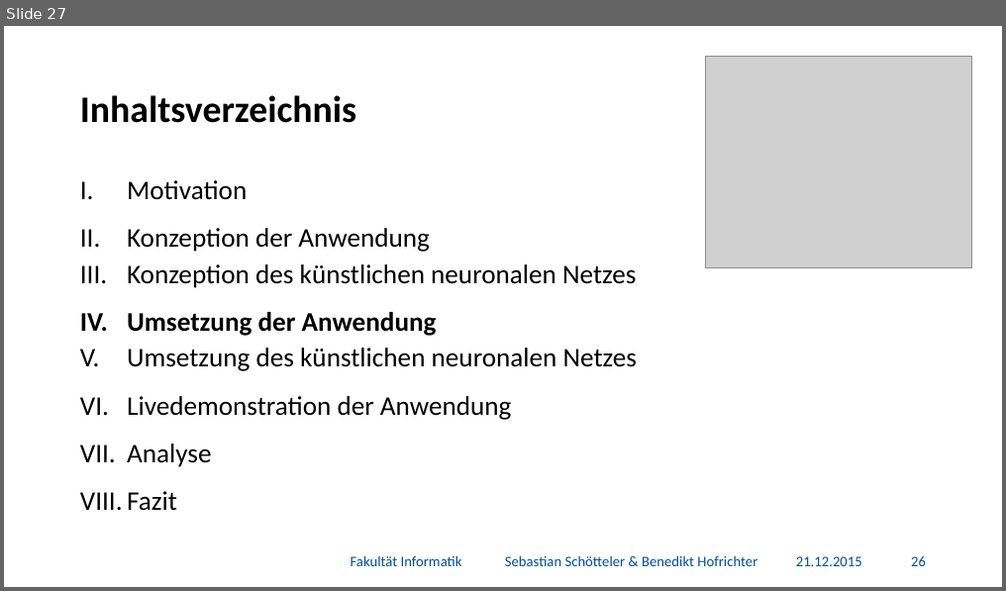
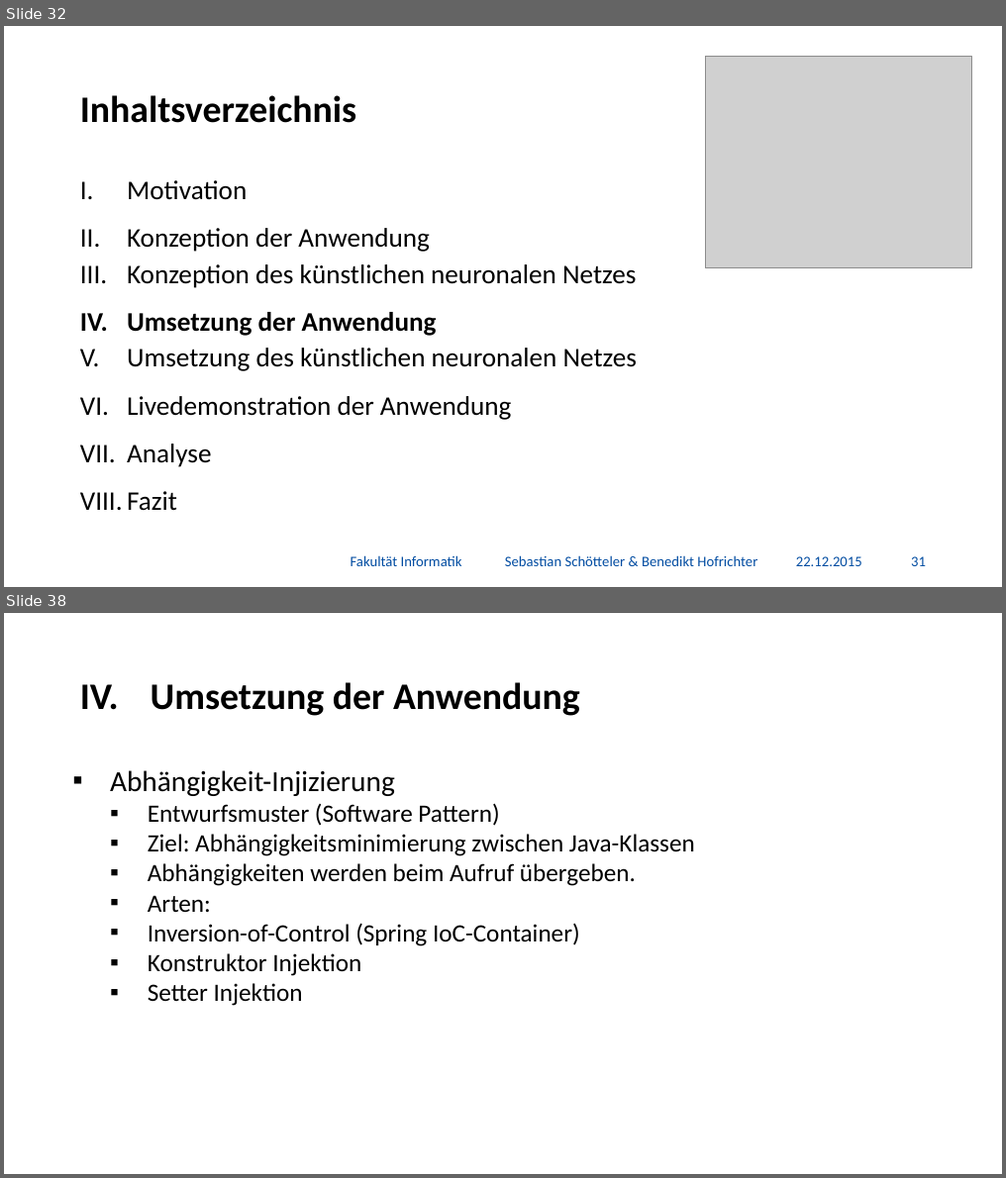
Before and after one commit to BenediktGitGit/soco15, a slide deck: 3b_Vortrag/Präsentation.pptx. Shown one above the other, each under a label of ours: slide 27 before the commit, slides 32 and 38 after it; the slides between them are not shown. The pictures are 1006x591 and 1006x1178 pixels, drawn with LibreOffice and Linux fonts; fonts in the diff are those of the drawing; grey boxes stand for pictures; background and template pictures are left out. Boxes give left, top, right and bottom in pixels: in the first picture for what was removed or moved away, otherwise in the second. Text is boxed around its words. In the diff, an @@ line names an element or a change of style, - is before the commit and + after.

```diff
--- a/3b_Vortrag/Präsentation.pptx
+++ b/3b_Vortrag/Präsentation.pptx
@@ slide 38 added at (4, 613, 1002, 1174), background #FFFFFF @@
@@ title added at (151, 682, 580, 716), 36 pt, text #000000, bold @@
+IV. Umsetzung der Anwendung
@@ text added at (110, 770, 695, 1006), 24 pt, text #000000 @@
+▪ Abhängigkeit-Injizierung
+  ▪ Entwurfsmuster (Software Pattern)
+  ▪ Ziel: Abhängigkeitsminimierung zwischen Java-Klassen
+  ▪ Abhängigkeiten werden beim Aufruf übergeben.
+  ▪ Arten:
+    ▪ Inversion-of-Control (Spring IoC-Container)
+    ▪ Konstruktor Injektion
+    ▪ Setter Injektion
@@ what was slide 27 is now slide 32 @@
@@ slide 32 changed as well @@
@@ text at (796, 557, 862, 567): text changed @@
-21.12.2015
+22.12.2015
@@ page number at (911, 557, 926, 567): text changed @@
-26
+31
```
Also in this commit, not shown: 56 other slides changed, 16 other slides added, 2 slides removed, 1 other file.
